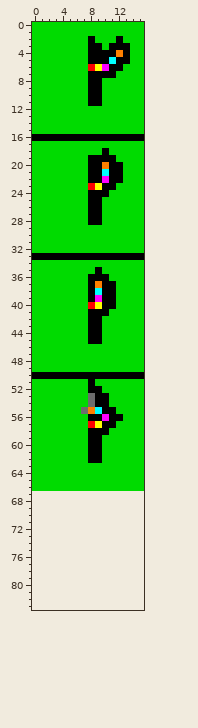
Sprite sheet, stored at gameSource/graphics/unit_arm_map.png. This is how it looked before the edit.
The file is 16x67 pixels. The old version is drawn lined up with the new one, on the new canvas.
After the commit:
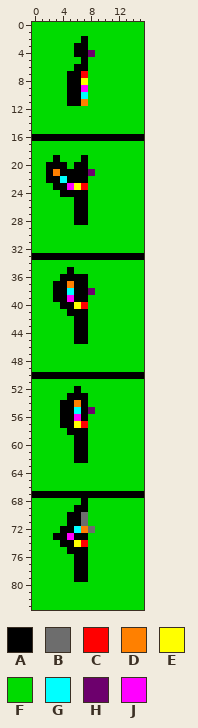
Palette (. is transparent): A #000000  B #6d6d6d  C #ff0000  D #ff8000  E #ffff00  F #00db00  G #00ffff  H #6d006d  J #ff00ff
The commit says: Got unit arms working well.
The exact change:
canvas 16x67 -> 16x84
Changed rows in their new state; - is an unchanged pixel.
first column x 5:
 2 --AF---F-
 3 -AAFF-FFF
 4 -AAHFFFFF
 5 --AFFFFFF
 6 -AAFFFFF-
 7 AACFFFF--
 8 AAEFF----
 9 AAJFF----
10 AAGFF----
11 AADFF----
first column x 2:
18 --------F--
19 -A---AFFFF-
20 AAA-AAFFFFF
21 ADAAAAHFFFF
22 AAGAAAFFFFF
23 -AAJECFFFF-
24 --AAAAFFF--
25 ----AAFF---
26 ----AAFF---
27 ----AAFF---
28 ----AAFF---
first column x 3:
35 --A---F--
36 -AAAAFFF-
37 AADAAFFFF
38 AAGAAHFFF
39 AAJAAFFFF
40 -AAECFFFF
41 --AAAFFF-
42 ---AAFF--
43 ---AAFF--
44 ---AAFF--
45 ---AAFF--
first column x 4:
51 ----F----
52 --A-FF---
53 -AAAFFF--
54 AADAFFF--
55 AAGAHFFF-
56 AAJAFFFFF
57 AAECFFFF-
58 -AAAFFF--
59 --AAFF---
60 --AAFF---
61 --AAFF---
62 --AAFF---
first column x 0:
67 AAAAAAAAAAAAAAAA
68 FFFFFFFAFFFFFFFF
69 FFFFFFAAFFFFFFFF
70 FFFFFAABFFFFFFFF
71 FFFFFAABFFFFFFFF
72 FFFFAAGDBFFFFFFF
73 FFFAAJAAFFFFFFFF
74 FFFFAAECFFFFFFFF
75 FFFFFAAAFFFFFFFF
76 FFFFFFAAFFFFFFFF
77 FFFFFFAAFFFFFFFF
78 FFFFFFAAFFFFFFFF
79 FFFFFFAAFFFFFFFF
80 FFFFFFFFFFFFFFFF
81 FFFFFFFFFFFFFFFF
82 FFFFFFFFFFFFFFFF
83 FFFFFFFFFFFFFFFF
Pixel boxes of the changes (left, top, right, bottom) in both pictures:
changed: (67, 36, 130, 106)
changed: (46, 148, 123, 225)
changed: (53, 267, 116, 344)
changed: (60, 379, 123, 463)
added: (32, 491, 144, 610)
